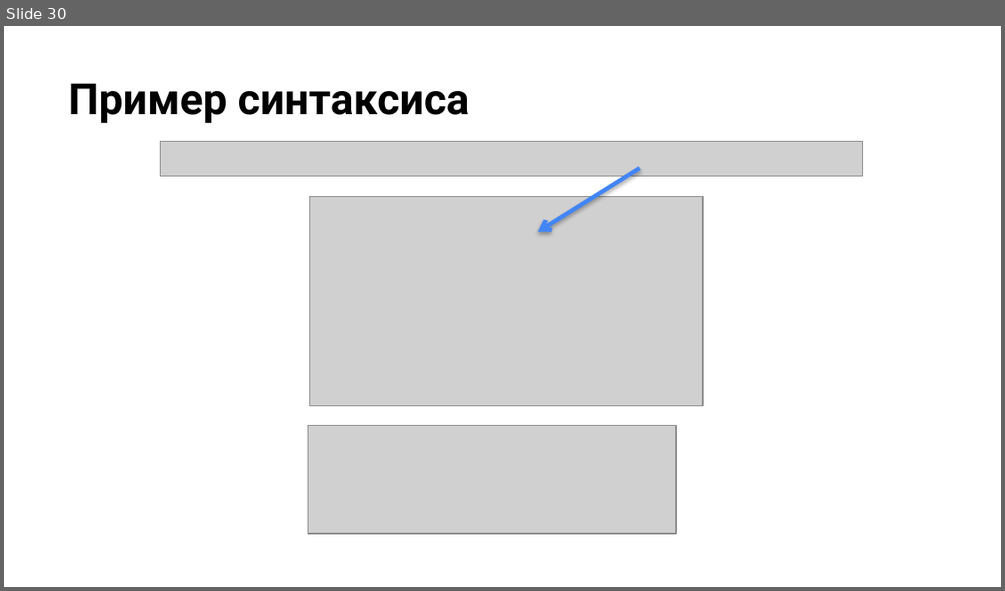
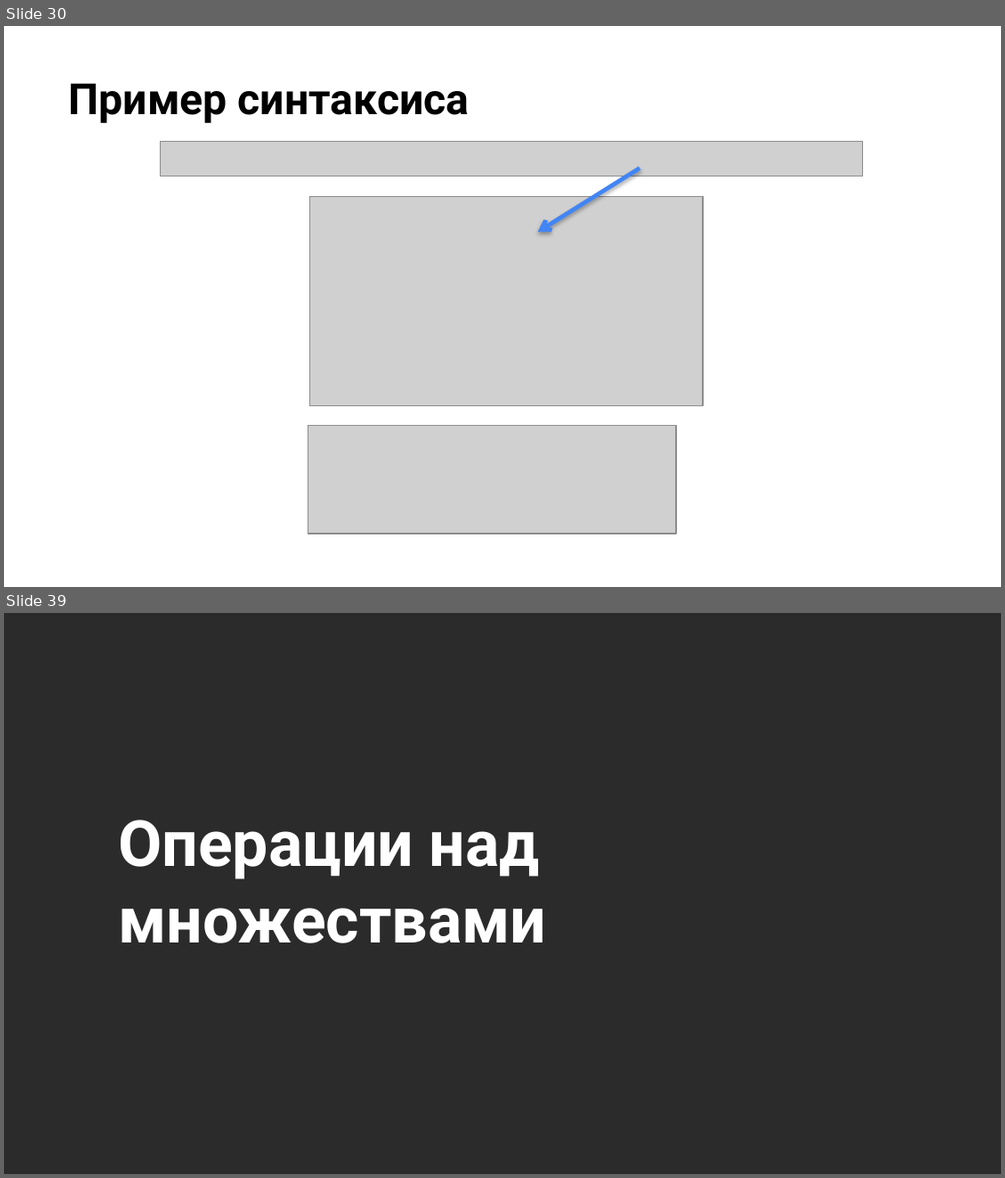
Before and after one commit to NilovPavel/OpenLessonLinq, a slide deck: LinqQueries.pptx. Shown one above the other, each under a label of ours: slide 30 before the commit, slides 30 and 39 after it; the slides between them are not shown. The pictures are 1005x591 and 1005x1178 pixels, drawn with LibreOffice and Linux fonts; fonts in the diff are those of the drawing; grey boxes stand for pictures; background and template pictures are left out; a plain dark background stands for a picture behind light text. Boxes give left, top, right and bottom in pixels: in the first picture for what was removed or moved away, otherwise in the second. Text is boxed around its words. In the diff, an @@ line names an element or a change of style, - is before the commit and + after.

```diff
--- a/LinqQueries.pptx
+++ b/LinqQueries.pptx
@@ slide 39 added at <box>4,613,1001,1174</box>, background picture (left out) @@
@@ title added at <box>118,819,546,943</box>, 46 pt, text #FFFFFF, bold @@
+Операции над множествами
```
Also in this commit, not shown: 31 other slides added.
